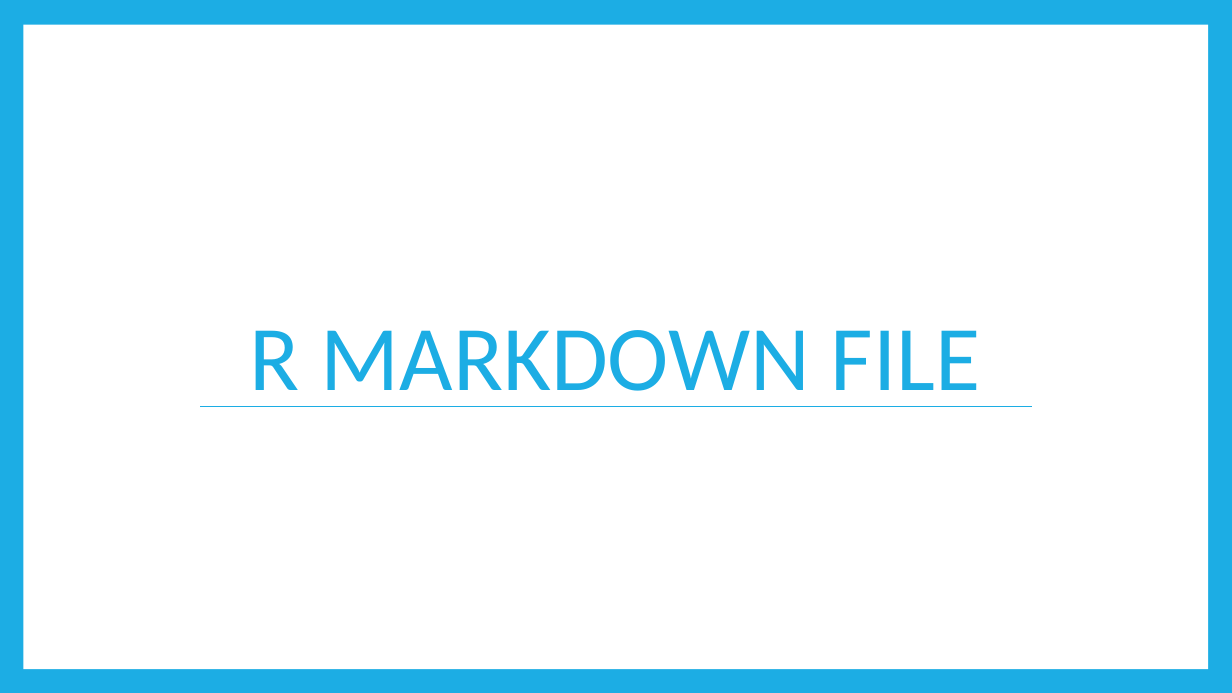
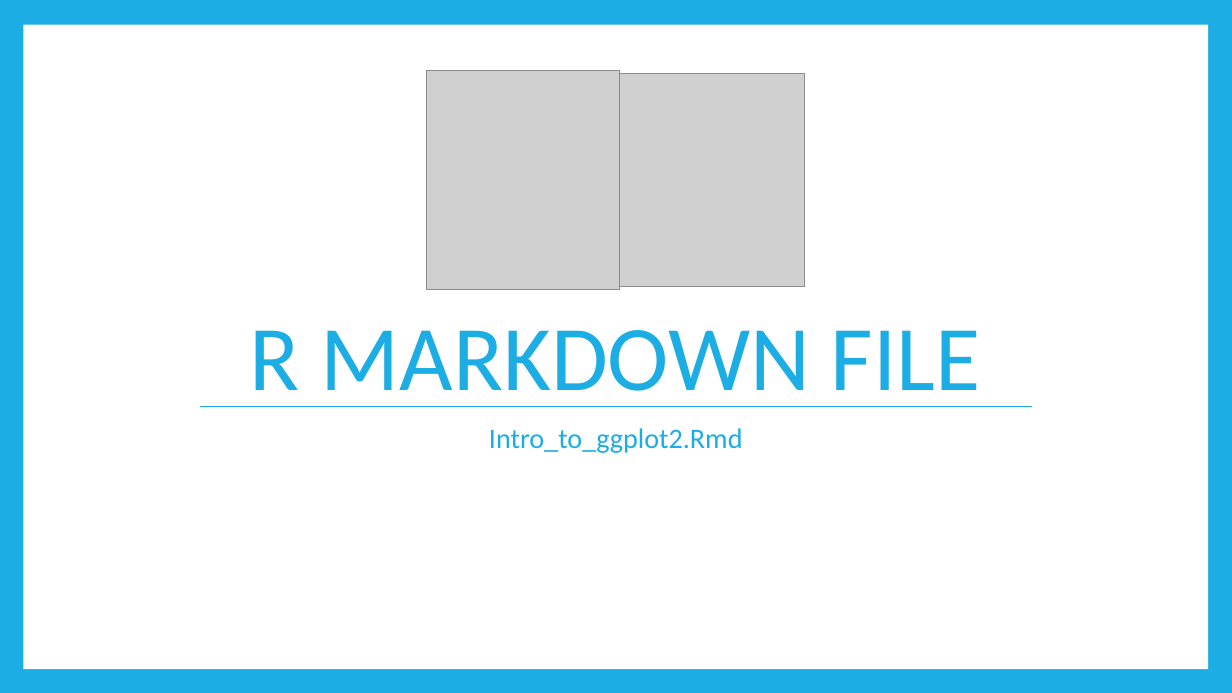
Before and after one commit to RandiLGarcia/datic-intro-to-r, a slide deck: slide 23 of docs/Day 1 Slides.pptx (slide 24 before the commit). Drawn at 1232x693 pixels with LibreOffice and Linux fonts; fonts in the diff are those of the drawing; grey boxes stand for pictures. Boxes give left, top, right and bottom in pixels: in the first picture for what was removed or moved away, otherwise in the second. Text is boxed around its words. In the diff, an @@ line names an element or a change of style, - is before the commit and + after.

Commit message:
update to intro and day 1 slides

```diff
--- a/docs/Day 1 Slides.pptx
+++ b/docs/Day 1 Slides.pptx
@@ picture added at [426, 70, 619, 289] @@
@@ picture added at [619, 74, 805, 287] @@
@@ text added at [489, 428, 743, 453], 22 pt, text #1CADE4 @@
+Intro_to_ggplot2.Rmd
```
Also in this commit, not shown: 14 other slides changed, 13 slides added, 7 slides removed, 11 other files.
